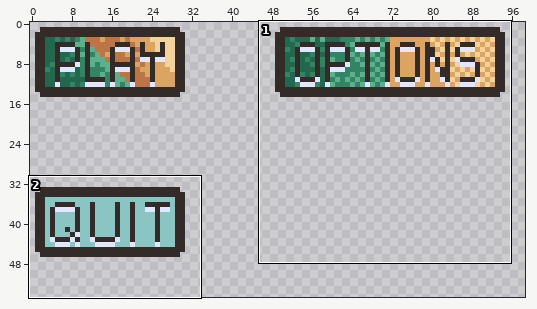
One commit to this sprite sheet: OuterSpaceProject/Assets/Spirtes/Play Button.png. The picture above shows the old version from afar; the outline marks the close-up.
Close-up. Old version:
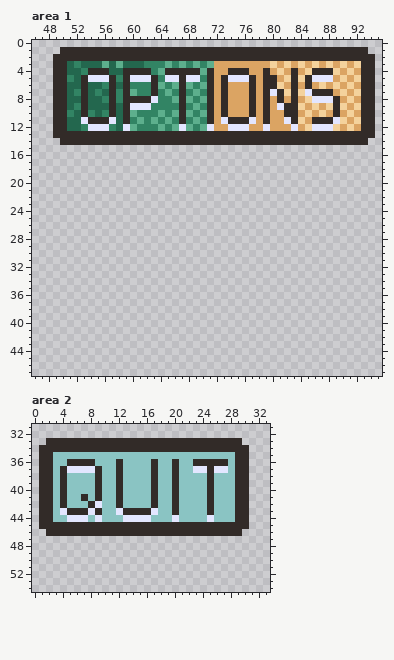
The file is 128x128 pixels. Shown: area 1: x 46..95, y 0..47; area 2: x 0..33, y 31..54. The wide view leaves out empty margins.
The result:
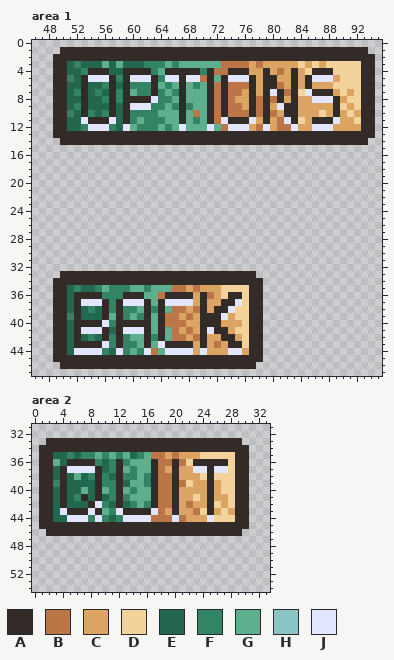
Palette (. is transparent): A #322b28  B #bb7547  C #dba463  D #f4d29c  E #23674e  F #328464  G #5daf8d  H #8ac4c3  J #e3e6ff
What changed:
Changed rows in their new state; - is an unchanged pixel.
Area 1:
first column x 60:
 3 --------G-G-GBBBB-B-C-C------D-D-
 4 ----------F-BB-------B--------D-D
 5 ----------B-G---------C-C------D-
 6 ------------B-BBB----B-----C--D-D
 7 --------G-G-B-BB------B----------
 8 ---------G--B-B---B-B----C------D
 9 -----G----G-B-BB--B-----C-C-C----
10 F----G---B--B-BBB-B-B----C-------
11 ---F--G-GFG-B--------B--------C--
12 ---------G--GB----B--BB--C---C-C-
first column x 49:
33 -AAAAAAAAAAAAAAAAAAAAAAAAAAAA-
34 AAAAAAAAAAAAAAAAAAAAAAAAAAAAAA
35 AAEFEEFGFFFGGFGGGBBCBCCCDDDDAA
36 AAEAAAAFFFAAAGGBAAAACABCDAADAA
37 AAEAJJJAFAJJJAGAJJJJCACCAAJDAA
38 AAEAEFEAFAFFGAFAGBBCBACAAJDDAA
39 AAFAEEEAGAFGFAGABBCBCAAAJCDDAA
40 AAEAAAAJFAAAAAGABBBCCAAACCCDAA
41 AAEAJJJAEAJJJAGAGBCBCAJAACDDAA
42 AAEAEFEAFAFGGAFAGBBCBACCAACDAA
43 AAEAAAAJFAFFGAGJAAAACACBCAADAA
44 AAEJJJJFEJFGFJBGJJJJCJCCCJJCAA
45 AAAAAAAAAAAAAAAAAAAAAAAAAAAAAA
46 -AAAAAAAAAAAAAAAAAAAAAAAAAAAA-
Area 2:
first column x 3:
35 EEFEFFGFGFGEFGBBCBCCCDDDDD
36 GE----FEF-FGGG-BB-BD-----D
37 E------EF-GFGG-BC-CC-----D
38 E-EGEF-FE-FFGF-BB-CCCD-DDD
39 F-EEEE-FF-EGGF-BB-BDCC-CDD
40 E-EEGE-GF-GFGG-BB-CCCC-CDD
41 E-EF-E-EF-FGGG-BB-CCDC-CCD
42 E-EEE--FE-EFGF-BB-CBCC-DCD
43 E------GF------BC-CCBD-CDC
44 EE---F-FEF----BBB-BCCC-DDD
Where, in picture pixels (left, top, right, bottom), the same in both close-ups:
changed: (130, 61, 361, 131)
added: (53, 271, 263, 369)
changed: (53, 452, 235, 522)
